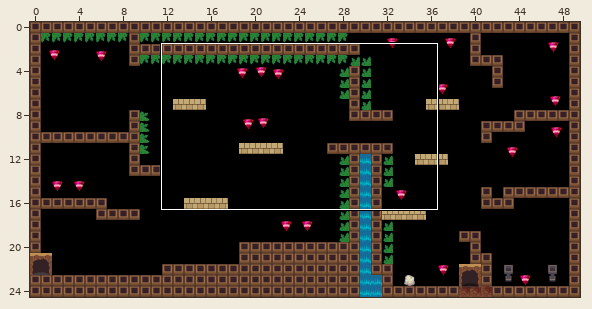
An edit to a level. Tiled map, assets/dungeoun/cave.tmx. The picture above shows the old version from afar; the outline marks the close-up.
Close-up. Before:
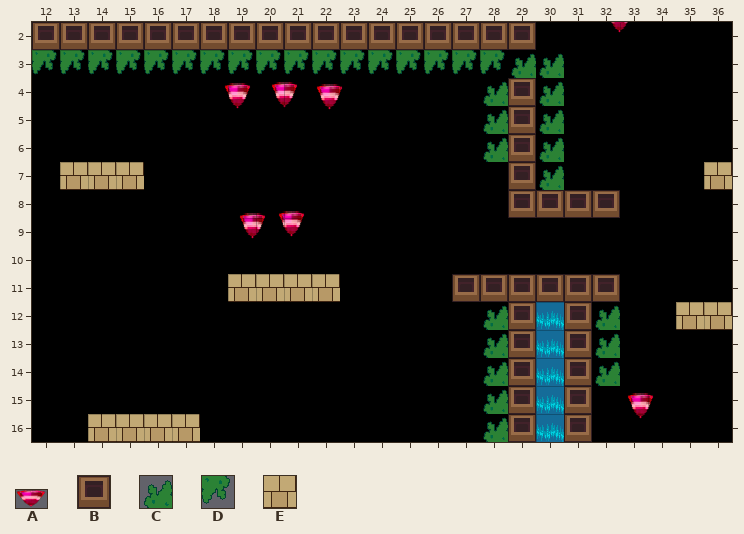
Cells are 32x32 px. Shown: x 12..36, y 2..16. The commit also changed other parts of the map, which this record leaves out.
Key: from "dimond": A 0 "dimond"; from "tileset": B 685, C 955, D 955 turned 180, E 982.
_ is an empty cell.
Objects are placed by their top-left corner, in cells (3,4 is the top-left corner of cell 3,4); size is 1x1 cell unless given.
Layers that did not change in this view are not listed.
Layer "Top" before, first column x 12:
 2 BBBBBBBBBBBBBBBBBB_______
 3 DDDDDDDDDDDDDDDDDCC______
 4 ________________CBC______
 5 ________________CBC______
 6 ________________CBC______
 7 _EEE_____________BC_____E
 8 _________________BBBB____
 9 _________________________
10 _________________________
11 _______EEEE____BBBBBB____
12 ________________CB_BC__EE
13 ________________CB_BC____
14 ________________CB_BC____
15 ________________CB_B_____
16 __EEEE__________CB_B_____
Objects on layer "collectable" before:
A "dimond" at 32.5,1.4
A "dimond" at 20.5,4.1
A "dimond" at 18.8,4.2
A "dimond" at 22.1,4.2
A "dimond" at 37,5.6
A "dimond" at 20.8,8.8
A "dimond" at 19.4,8.8
A "dimond" at 33.2,15.2
New version:
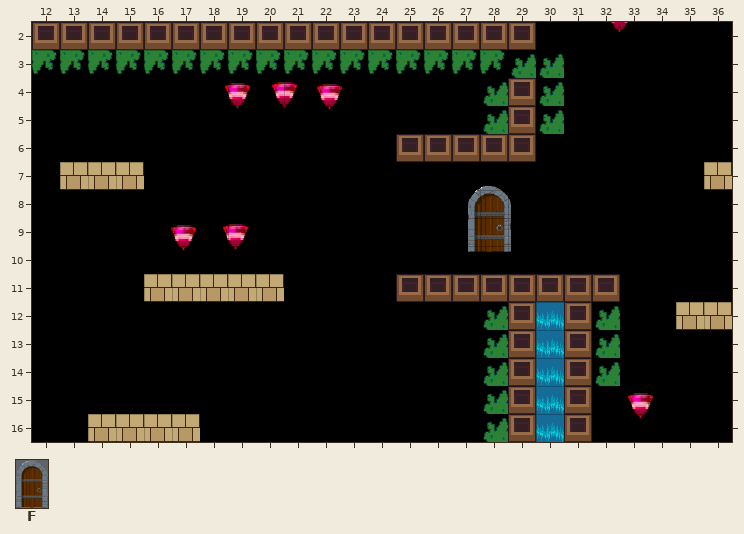
Further tiles: from "lockdoorr": F 0 "lockdoorr".
The exact change:
{"where": "layer \"Top\""}
{"y":6,"x":25,"old":"___C","new":"BBBB"}
{"y":6,"x":30,"old":"C","new":"_"}
{"y":7,"x":29,"old":"BC","new":"__"}
{"y":8,"x":29,"old":"BBBB","new":"____"}
{"y":11,"x":16,"old":"___","new":"EEE"}
{"y":11,"x":21,"old":"EE","new":"__"}
{"y":11,"x":25,"old":"__","new":"BB"}
{"where": "layer \"collectable\""}
{"was": "A \"dimond\" at 20.8,8.8", "now": "A \"dimond\" at 18.8,9.2"}
{"was": "A \"dimond\" at 19.4,8.8", "now": "A \"dimond\" at 16.9,9.2"}
{"where": "layer \"door\""}
{"now": "F \"lockdoorr\" at 27.5,7.8 size 1.6x2.4"}
{"label":"changed","picture_box":[396,134,620,252]}
{"label":"old place","picture_box":[278,211,305,237]}
{"label":"changed","picture_box":[222,213,266,250]}
{"label":"new place","picture_box":[170,225,197,251]}
{"label":"added","picture_box":[144,274,228,302]}
{"label":"removed","picture_box":[284,274,340,302]}
{"label":"added","picture_box":[396,274,452,302]}
